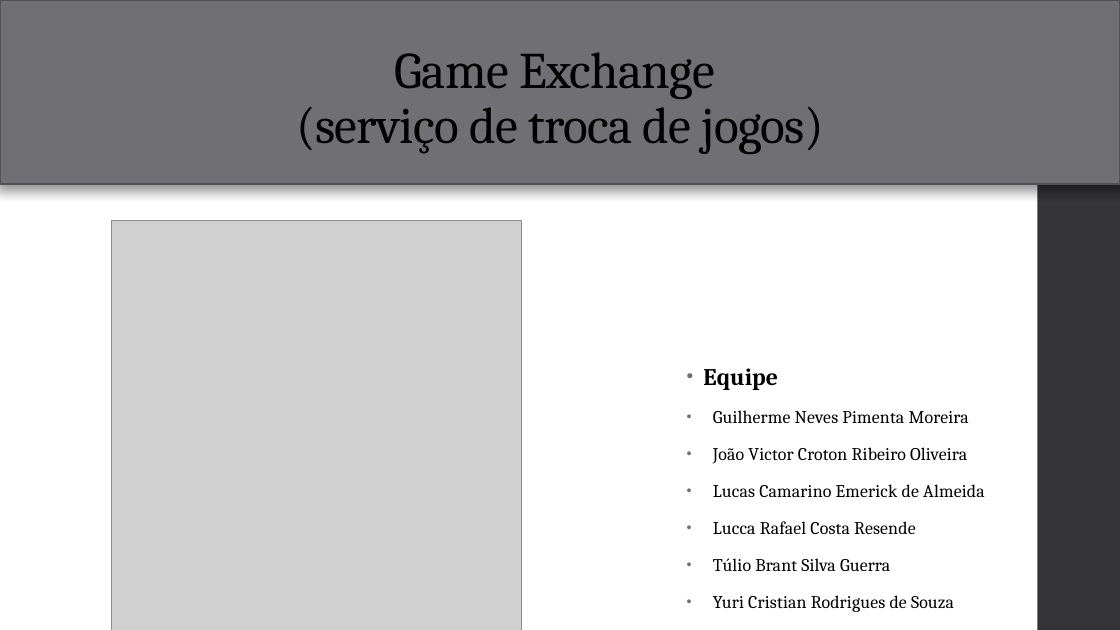
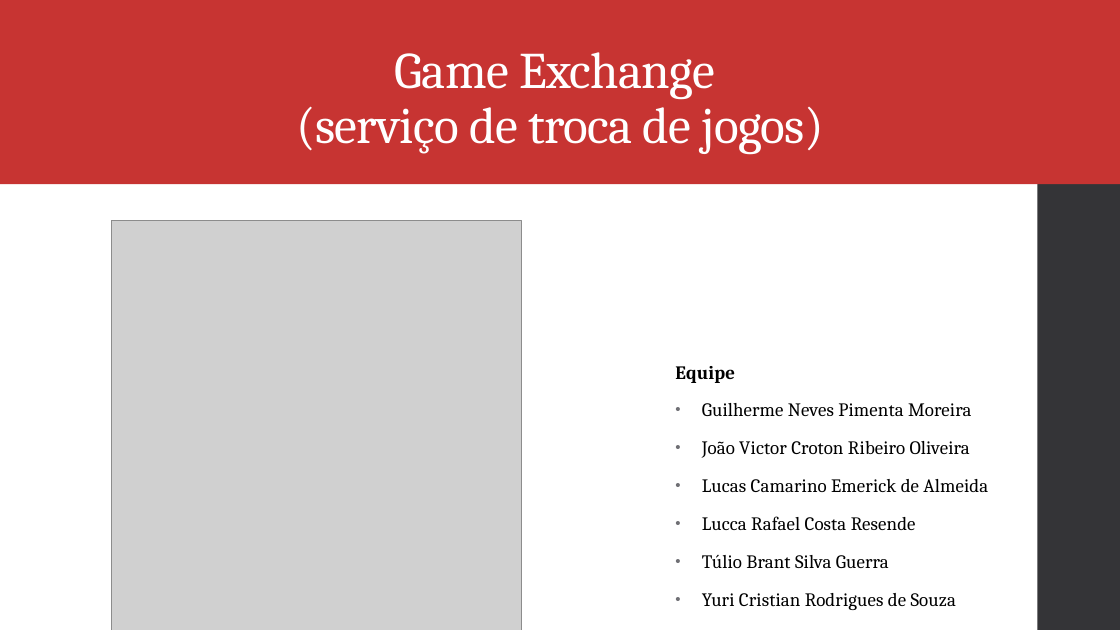
Before and after one commit to ICEI-PUC-Minas-PPLCC-TI/tiaw-ppl-cc-m-20221-t1-g1-alto-custo-de-jogos, a slide deck: slide 1 of docs/apresentacao/T1-G1-Apresentacao - Final.pptx. Drawn at 1120x630 pixels with LibreOffice and Linux fonts; fonts in the diff are those of the drawing; grey boxes stand for pictures. Boxes give left, top, right and bottom in pixels: in the first picture for what was removed or moved away, otherwise in the second. Text is boxed around its words. In the diff, an @@ line names an element or a change of style, - is before the commit and + after.

```diff
--- a/docs/apresentacao/T1-G1-Apresentacao - Final.pptx
+++ b/docs/apresentacao/T1-G1-Apresentacao - Final.pptx
@@ rectangle at (0,0,1120,184): fill #6F6F74 to #C73432; outline #525256 1.1 pt to none; shadow off @@
@@ title "Game Exchange (serviço de troca ..." at (296,52,824,155): text colour #000000 to #FFFFFF @@
@@ subtitle "Equipe": place and size @@
-subtitle "Equipe" at (703,368,984,612)
+subtitle "Equipe" at (675,366,988,610)
@@ subtitle "Equipe" at (675,366,988,610): size 20.4 to 16.1 pt in "Equipe"; size 15.3 to 16.1 pt; bullet • to none @@
```
Also in this commit, not shown: 6 other slides changed, 1 slide added, 2 other files.
